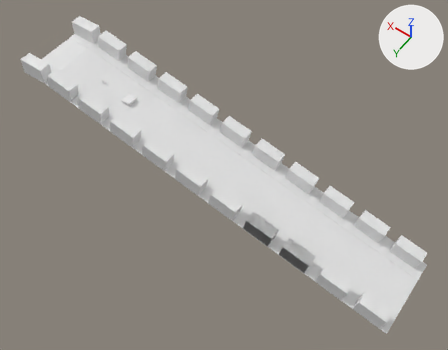
A saved change to the Blender file jump_seq.blend.
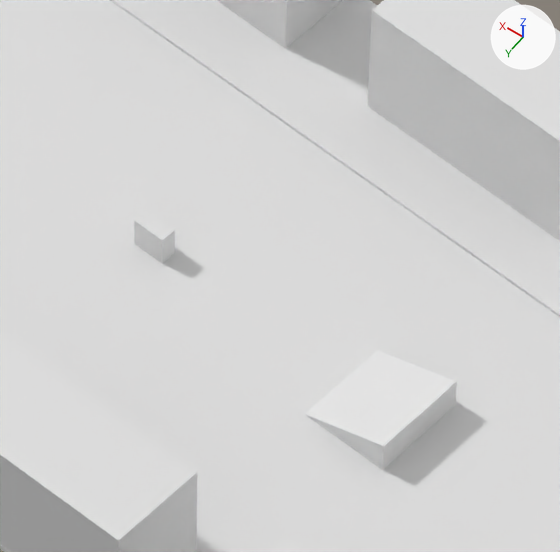
Each version appears first whole from a camera (50 mm lens) standing at (-105.8, 76.7, 127.8) and looking at (-52.1, 1.6, 9.7), and next in a close-up on the part from 20% to 33% of the width and 16% to 33% of the height. The axes (+X, +Y, +Z) are drawn at upper right. The lights are the same throughout.

Objects in the first close-up: 'Building.005', 'Building.022', 'Building.023', 'Ground', 'Ramp', 'Stroller'.
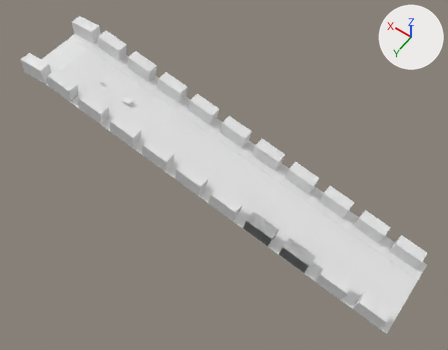
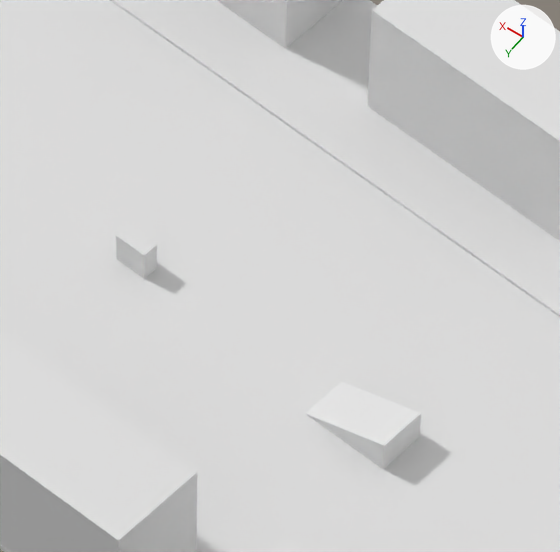
Boxes (x1, y1, x2, y2) around the edits, measured in the close-ups (560 x 552 px):
'Ramp', moved, rescaled (24% narrower, 27% shorter)
    before: (305, 350, 457, 470)
    after: (305, 382, 421, 469)
'Stroller', moved
    before: (134, 210, 175, 264)
    after: (116, 225, 157, 279)

The change in detail:
Object 'Stroller' (ob_stroller) moves from (-13.91, 0.28, 17.93) to (-13.91, 1.0, 17.93).
Object 'Ramp' (ob_ramp) moves from (-21.78, 0.28, 16.33) to (-21.78, 1.0, 16.33).
Object 'Ramp' (ob_ramp) is rescaled from (0.392, 1.0, 0.263) to (0.392, -0.5, 0.263).
